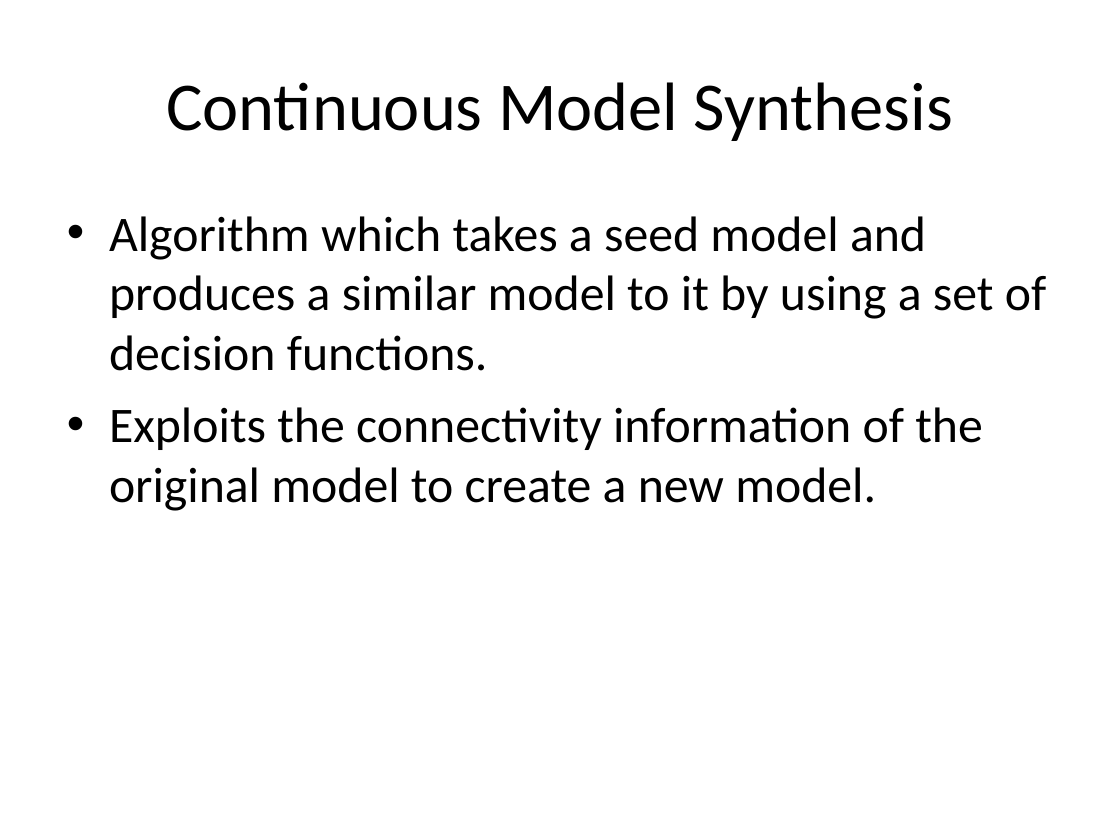
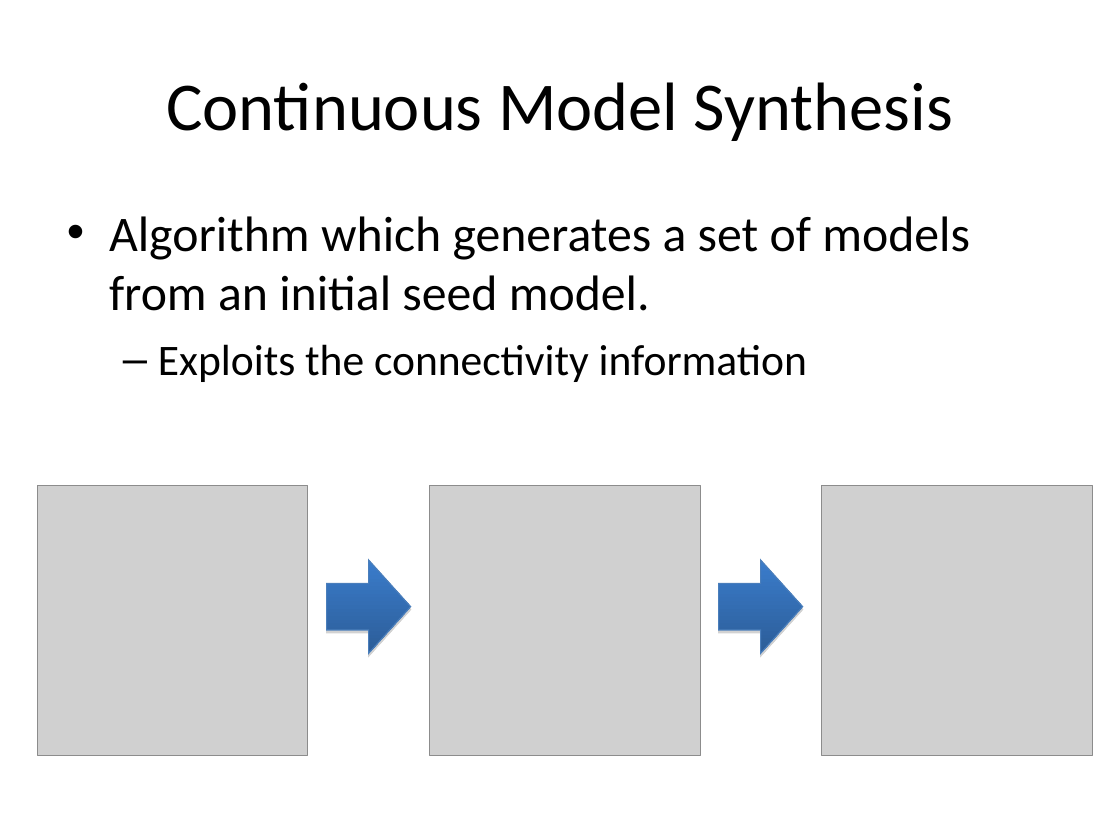
Before and after one commit to reinebold/cs580CMS, a slide deck: slide 4 of Documents/Creating a Procedural City.ppt (slide 3 before the commit). Drawn at 1120x840 pixels with LibreOffice and Linux fonts; fonts in the diff are those of the drawing; grey boxes stand for pictures. Boxes give left, top, right and bottom in pixels: in the first picture for what was removed or moved away, otherwise in the second. Text is boxed around its words. In the diff, an @@ line names an element or a change of style, - is before the commit and + after.

```diff
--- a/Documents/Creating a Procedural City.ppt
+++ b/Documents/Creating a Procedural City.ppt
@@ text at [109, 216, 970, 382]: text changed @@
-• Algorithm which takes a seed model and produces a similar model to it by using a set of decision functions.
-• Exploits the connectivity information of the original model to create a new model.
+• Algorithm which generates a set of models from an initial seed model.
+  – Exploits the connectivity information
@@ picture added at [37, 485, 308, 755] @@
@@ picture added at [429, 485, 700, 755] @@
@@ picture added at [821, 485, 1092, 755] @@
@@ right arrow added at [327, 560, 411, 653], fill gradient #3A7CCB to #2C5D98, outline #4A7EBB 0.74 pt @@
@@ right arrow added at [719, 560, 803, 653], fill gradient #3A7CCB to #2C5D98, outline #4A7EBB 0.74 pt @@
```
Also in this commit, not shown: 8 other slides changed, 5 slides added, 4 slides removed, 1 other file.
